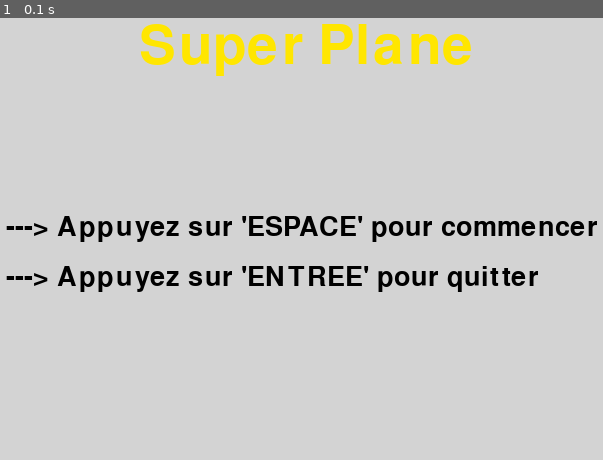
Above: before the commit, frame 1.
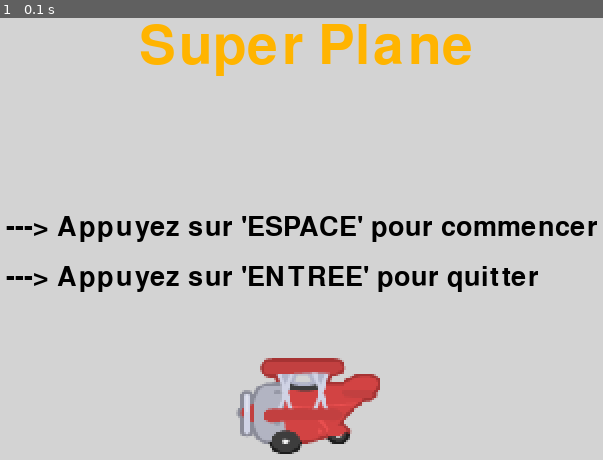
Above: after the commit, the same moment.

Repository: Ghali-Boukili/Avion-pygame
Game: pygame game, started from Ghali.jeu.py.py
Same seed, same stepped clock (60 frames per second), same inputs: the game is played once before the commit and once after it.
Inputs:
- Up to frame 1 (0.1 s): no input

The runs differ from the first frame. In frame 1, 5.2% of the frame differs, in the area x 23-79%, y 1-99%.

Commit message:
Ghali.jeu.py.py

Diff:
--- a/Ghali.jeu.py.py
+++ b/Ghali.jeu.py.py
@@ -11,8 +11,10 @@
 
 
 # Chargement des images:
+#    On définit et affecte les variables qui contiendront les images du vaisseau ou de l'alien
 imageAvion = pygame.image.load("plane.png")
 imageAvion = pygame.transform.scale(imageAvion, (72, 48))
+imageAvion1 = pygame.transform.scale(imageAvion, (144, 96))
 imageAvionPerdu = pygame.image.load("planePerdu.png")
 imageAvionPerdu = pygame.transform.scale(imageAvionPerdu, (72, 48))
 imageNuage = pygame.image.load("Cloud.png")
@@ -31,7 +33,7 @@
 positionTexteDebut2 = texteDebut2.get_rect(center=(366, 270))
 
 fontDebut3 = pygame.font.SysFont("Confortaa", 80)
-texteDebut3 = fontDebut3.render("Super Plane", True, (255, 230, 0))
+texteDebut3 = fontDebut3.render("Super Plane", True, (255, 180, 0))
 positionTexteDebut3 = texteDebut3.get_rect(center=(400, 40))
 
 fontFin = pygame.font.SysFont("Arial", 100)
@@ -80,11 +82,12 @@
     global fenetre, debutJeu
 
     if not debutJeu:
-        fenetre.fill((211, 211,211))  # Fond noir
+        fenetre.fill((211, 211,211))  # Fond gris
         fenetre.blit(texteDebut1, positionTexteDebut1)
         fenetre.blit(texteDebut2, positionTexteDebut2)
         fenetre.blit(texteDebut3, positionTexteDebut3)
-        # fenetre.blit(texteDebut2, positionTexteDebut)
+        fenetre.blit(imageAvion1, (330,350))
+
 
 
     else :
